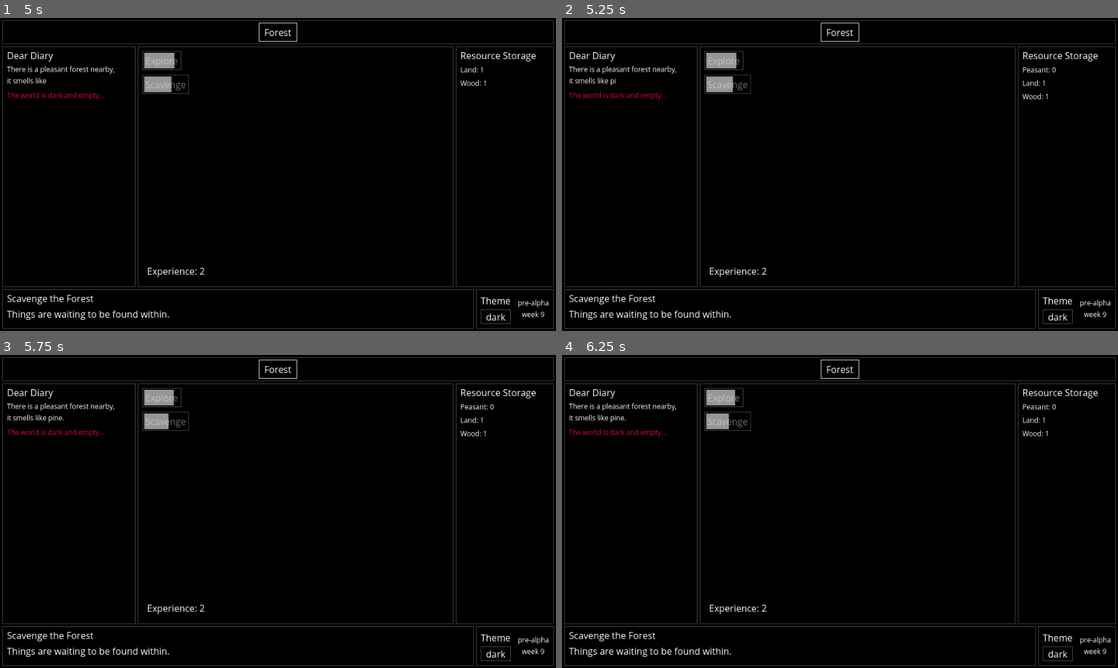
Above: before the commit, frames 1-4 (two rows, left to right).
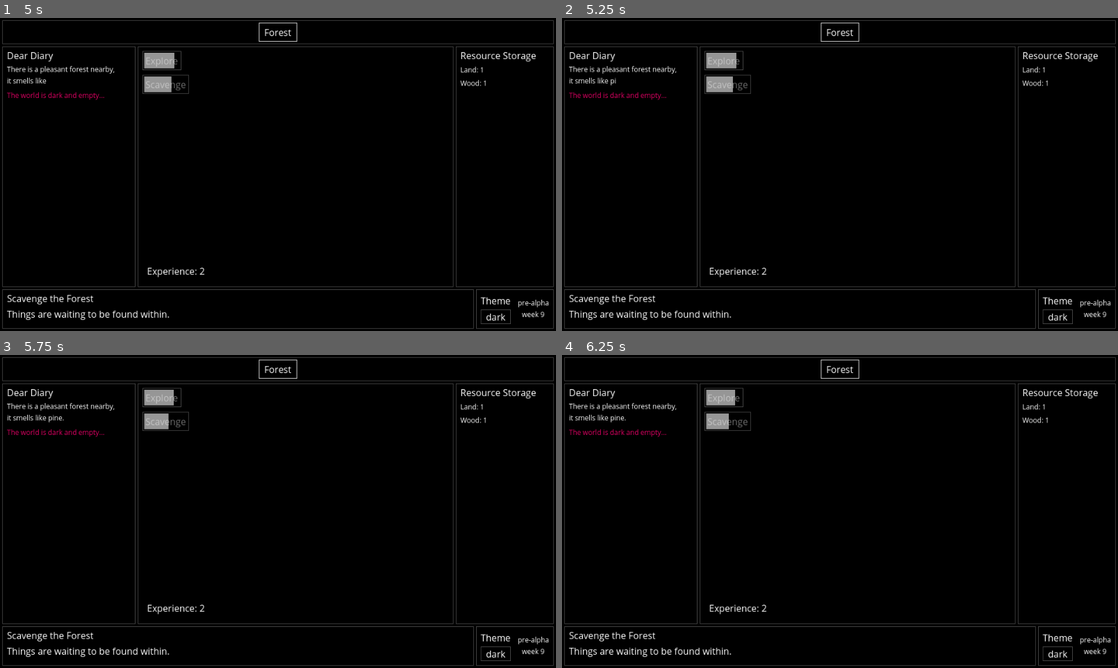
Above: after the commit, the same moments.

Repository: TinyTakinTeller/GodotProjectZero
Game: Godot game, scene res://scenes/autostart/save_file_picker/save_file_picker.tscn
Same seed, same stepped clock (60 frames per second), same inputs: the game is played once before the commit and once after it.
Inputs (mouse positions are in pixels of both pictures, inside the frame that each line leads up to):
- Up to frame 1 (5 s): click "Explore" at 0.5 s; click "Scavenge" at 1.25 s; click "dark" at 2 s; click "debug" at 2.75 s; tap Enter at 3.5 s; move the mouse to (400, 158) at 3.52 s; hold Right 3.53-4.25 s; hold Ctrl 3.53-4.25 s; click (400, 158) at 3.67 s; drag from (166, 190) to (250, 237) at 4.27 s
- Up to frame 2 (5.25 s): move the mouse to (895, 105) at 5.02 s; hold Right from 5.03 s (still down); tap Z at 5.1 s
- Up to frame 3 (5.75 s): keep holding Right
- Up to frame 4 (6.25 s): release Right at 5.75 s; tap Space at 5.75 s; drag from (812, 574) to (673, 464) at 5.77 s

Frame 1 is identical in both runs. In frame 2, 0.2% of the frame differs, in the area x 82-89%, y 15-26%; in frame 3, 0.2%; in frame 4, 0.2%.

Commit message:
hotfix: firepit peasant

Diff:
--- a/scenes/controller/unlock_controller/unlock_controller.gd
+++ b/scenes/controller/unlock_controller/unlock_controller.gd
@@ -1,6 +1,5 @@
 extends Node
 
-@onready var firepit_timer: Timer = $FirepitTimer
 @onready var cat_intro_timer: Timer = $CatIntroTimer
 
 ###############
@@ -28,7 +27,6 @@
 		_unlock_resource_generator_if("brick")
 		_level_up_tab("world", 2)
 		_unlock_worker_role_if("worker")
-		firepit_timer.start()
 	if observed_id == "axe" and observed_total == 1:
 		_unlock_resource_generator_if("wood")
 		_unlock_worker_role_if("lumberjack")
@@ -48,6 +46,7 @@
 
 	if observed_id == "worker":
 		if ResourceManager.get_total_generated(observed_id) >= 1:
+			_trigger_unique_unlock_event("firepit_worker")
 			_unlock_tab_if("manager")
 			_unlock_worker_role_if("smelter")
 			# _unlock_worker_role_if("FLINT_GENERATOR")
@@ -212,11 +211,6 @@
 
 
 func _load_timers() -> void:
-	firepit_timer.wait_time = Game.params["timer_firepit_seconds"]
-	firepit_timer.one_shot = true
-	if SaveFile.resources.get("firepit", 0) == 1:
-		firepit_timer.start()
-
 	cat_intro_timer.wait_time = Game.params["timer_cat_intro_seconds"]
 	cat_intro_timer.one_shot = true
 	if SaveFile.events.get("cat_watching", 0) == 1:
@@ -337,7 +331,6 @@
 	SignalBus.worker_updated.connect(_on_worker_updated)
 	SignalBus.npc_event_interacted.connect(_on_npc_event_interacted)
 	cat_intro_timer.timeout.connect(_on_timer_cat_timeout)
-	firepit_timer.timeout.connect(_on_firepit_timer_timeout)
 	SignalBus.deaths_door_resolved.connect(_on_deaths_door_resolved)
 	SignalBus.deaths_door_open.connect(_on_deaths_door_open)
 
@@ -353,12 +346,6 @@
 
 func _on_npc_event_interacted(npc_id: String, npc_event_id: String, option: int) -> void:
 	_handle_npc_event_interacted(npc_id, npc_event_id, option)
-
-
-func _on_firepit_timer_timeout() -> void:
-	if SaveFile.resources.get("firepit", 0) == 1:
-		if _trigger_unique_unlock_event("firepit_worker"):
-			_gift_resource("worker", 1, "firepit")
 
 
 func _on_timer_cat_timeout() -> void:
--- a/scenes/controller/worker_controller/worker_controller.gd
+++ b/scenes/controller/worker_controller/worker_controller.gd
@@ -48,13 +48,13 @@
 ) -> int:
 	var per_house: int = Game.params["house_workers"]
 	var resource_id: String = Game.WORKER_RESOURCE_ID
-	var max_workers: int = per_house * resources.get("house", 0)
+	var max_workers: int = per_house * resources.get("house", 0) + resources.get("firepit", 0)
 	var current_workers: int = resources.get(resource_id, 0)
 
 	var new_workers: int = 1 + int((max_workers - current_workers - 1) / per_house)
 	if multiplier != 1:
 		new_workers = Limits.safe_multiplication(new_workers, multiplier)
-	if new_workers > max_workers:
+	if current_workers + new_workers > max_workers:
 		new_workers = max_workers - current_workers
 	return new_workers
 
@@ -90,10 +90,11 @@
 
 	var resource_id: String = Game.WORKER_RESOURCE_ID
 	var new_workers: int = _calculate_generated_worker_resource_from_houses(resources, multiplier)
-	generated_resources[resource_id] = Limits.safe_addition(
-		generated_resources.get(resource_id, 0), new_workers
-	)
-	total_eff[resource_id] = Limits.safe_addition(total_eff.get(resource_id, 0), new_workers)
+	if new_workers != 0:
+		generated_resources[resource_id] = Limits.safe_addition(
+			generated_resources.get(resource_id, 0), new_workers
+		)
+		total_eff[resource_id] = Limits.safe_addition(total_eff.get(resource_id, 0), new_workers)
 
 	return {
 		"resources": generated_resources,
